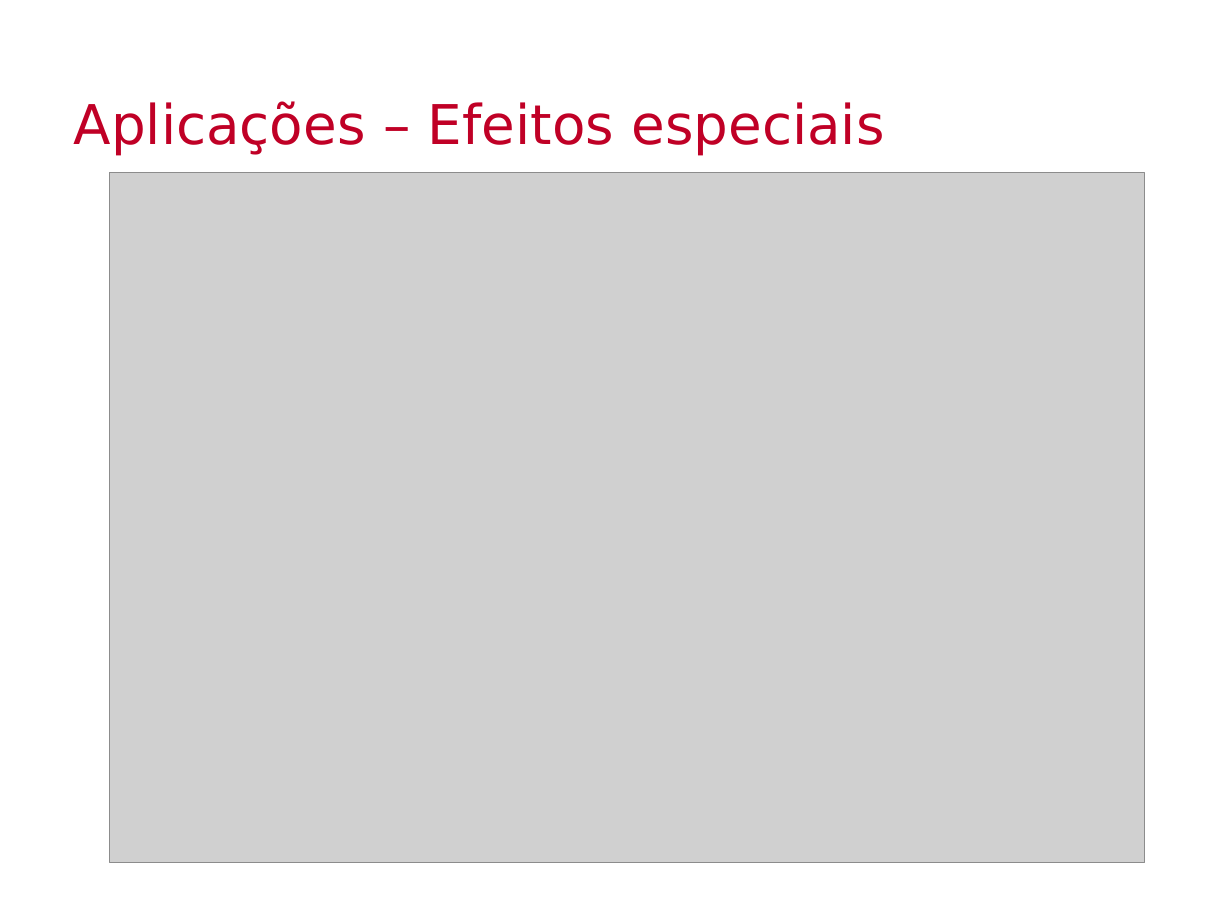
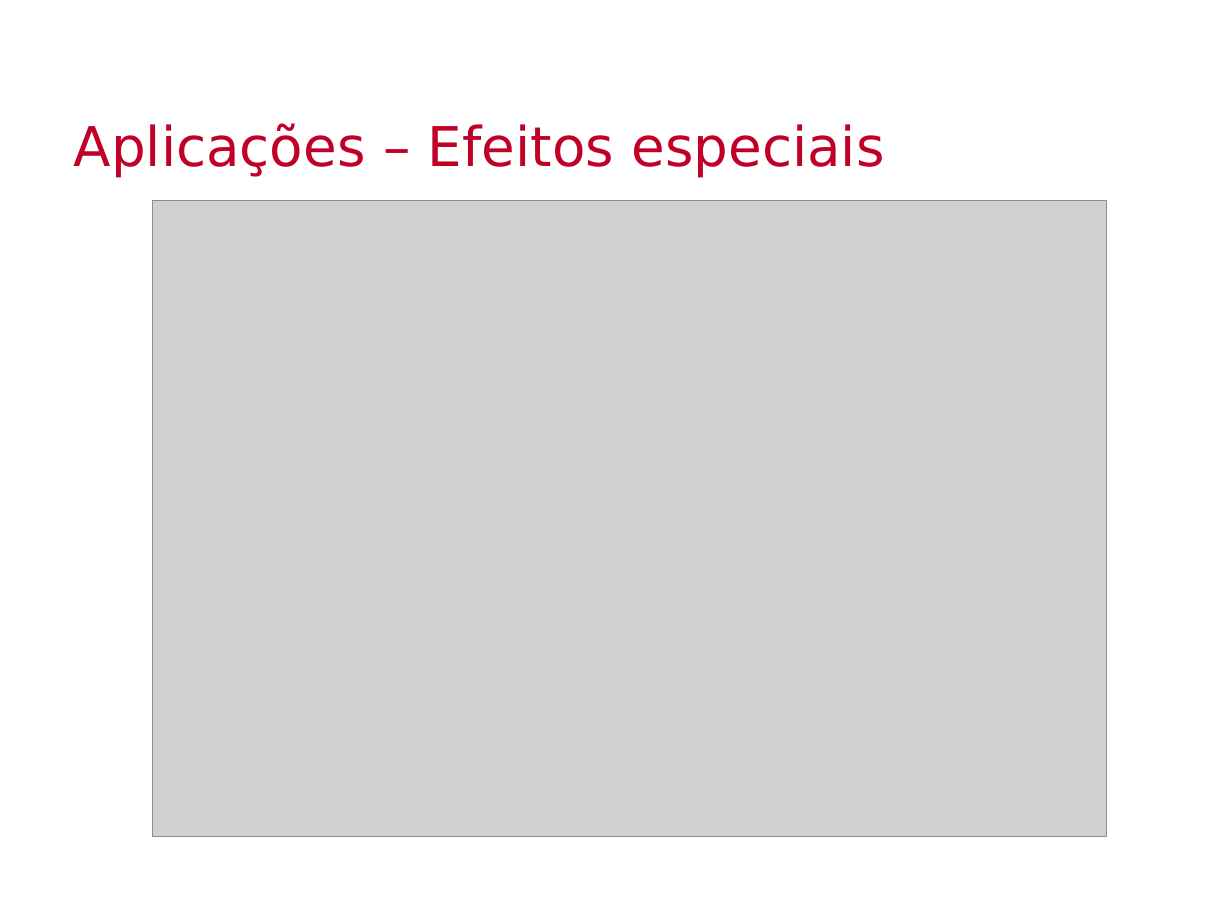
Before and after one commit to Insper/robotica-computacional, a slide deck: slide 5 of docs/modulos/03-visao/slides-1.pptx. Drawn at 1232x924 pixels with LibreOffice and Linux fonts; fonts in the diff are those of the drawing; grey boxes stand for pictures; background and template pictures are left out. Boxes give left, top, right and bottom in pixels: in the first picture for what was removed or moved away, otherwise in the second. Text is boxed around its words. In the diff, an @@ line names an element or a change of style, - is before the commit and + after.

```diff
--- a/docs/modulos/03-visao/slides-1.pptx
+++ b/docs/modulos/03-visao/slides-1.pptx
@@ title "Aplicações – Efeitos especiais": place and size @@
-title "Aplicações – Efeitos especiais" at (74, 101, 884, 156)
+title "Aplicações – Efeitos especiais" at (74, 123, 884, 177)
@@ picture: place and size @@
-picture at (110, 172, 1145, 862)
+picture at (153, 200, 1106, 837)
```
Also in this commit, not shown: 6 other slides changed, 1 slide removed.
